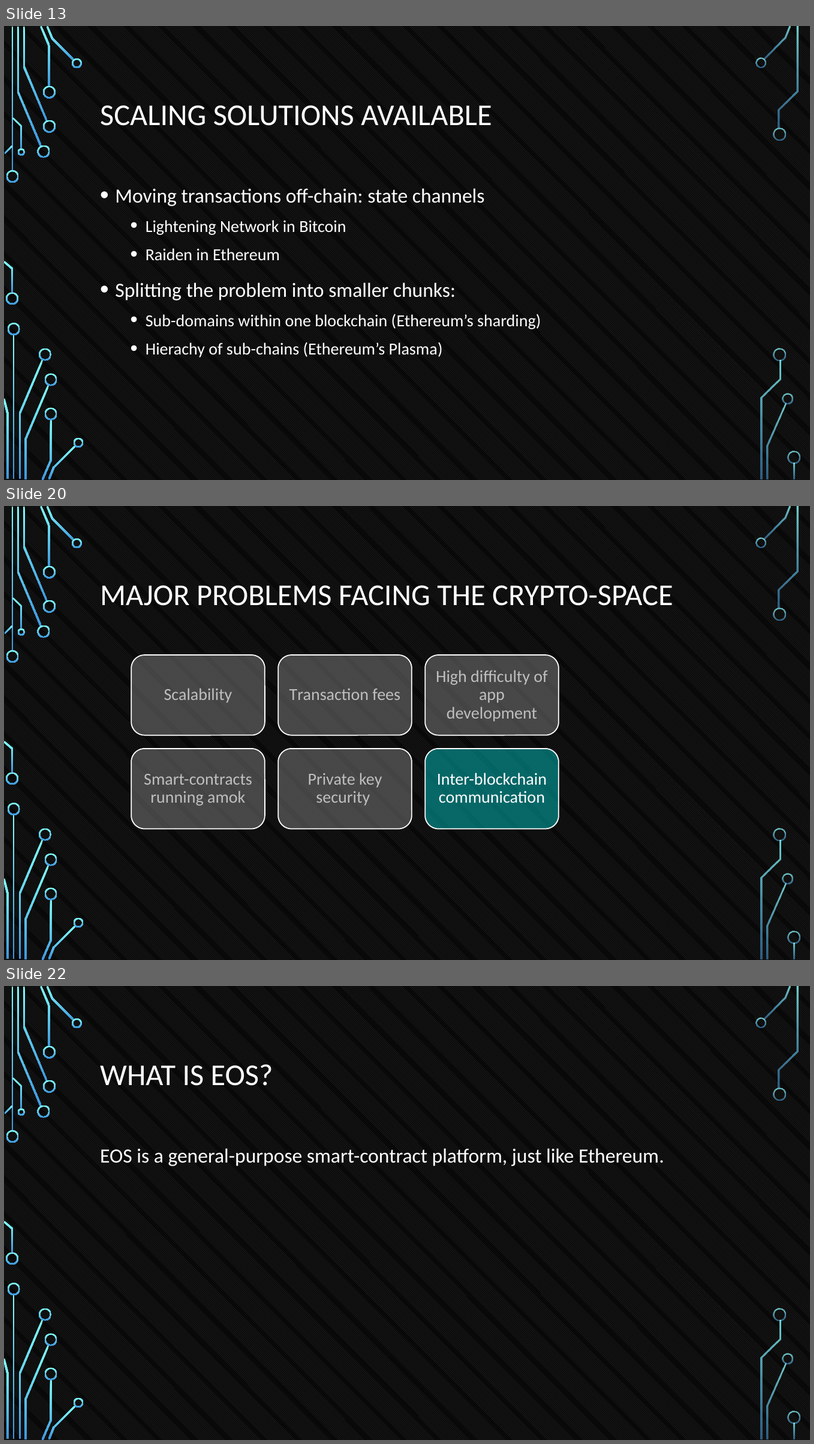
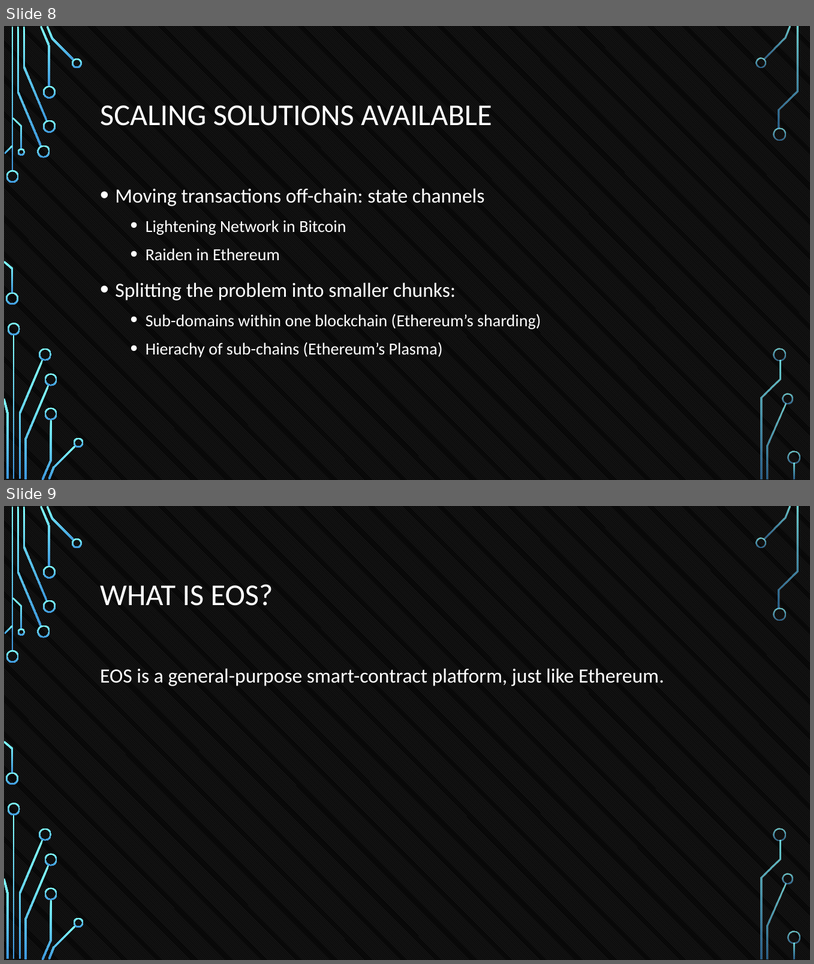
Before and after one commit to tokenika/tokenika.github.io, a slide deck: WarsawBlock(3).pptx. Shown one above the other, each under a label of ours: slides 13, 20 and 22 before the commit, slides 8 and 9 after it; the slides between them are not shown. The pictures are 814x1444 and 814x964 pixels, drawn with LibreOffice and Linux fonts; fonts in the diff are those of the drawing; background and template pictures are left out. Boxes give left, top, right and bottom in pixels: in the first picture for what was removed or moved away, otherwise in the second. Text is boxed around its words. In the diff, an @@ line names an element or a change of style, - is before the commit and + after.

```diff
--- a/WarsawBlock(3).pptx
+++ b/WarsawBlock(3).pptx
@@ slide 20 removed at (4,506,810,960), background pattern #595959 on #000000; not listed: 36 template elements that a slide beside it also shows @@
@@ title removed at (100,585,673,606) @@
-MAJOR PROBLEMS FACING THE CRYPTO-SPACE
@@ group removed at (132,655,560,829): 6 rounded rectangles, 6 texts @@
-Scalability
-Transaction fees
-High difficulty of app development
-Smart-contracts running amok
-Private key security
-Inter-blockchain communication
@@ what was slide 13 is now slide 8 @@
@@ what was slide 22 is now slide 9 @@
```
Also in this commit, not shown: 2 slides changed, 13 other slides removed, 3 other files.
